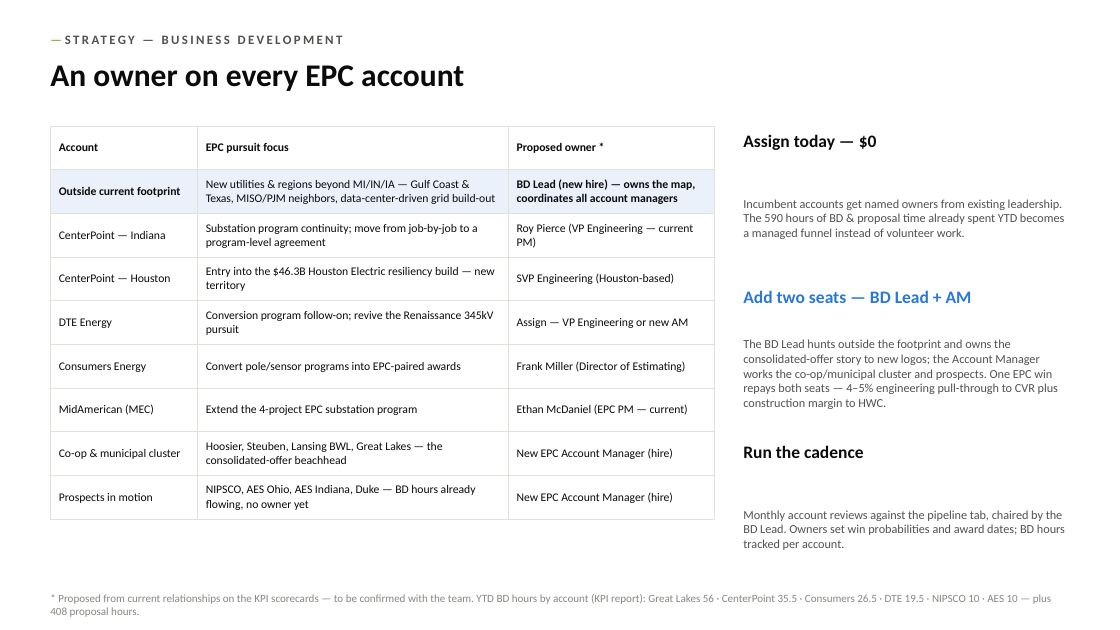
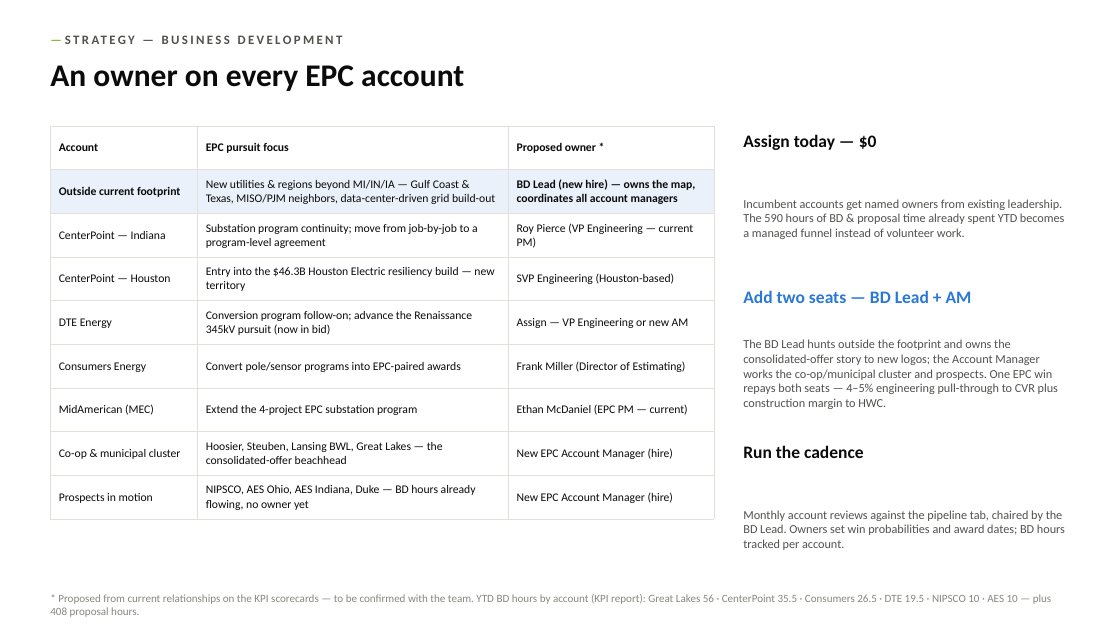
Before and after one commit to codlingjim-debug/CVR---Financial, a slide deck: slide 18 of reports/CVR_Deck_Jun2026.pptx. Drawn at 1120x630 pixels with LibreOffice and Linux fonts; fonts in the diff are those of the drawing. Boxes give left, top, right and bottom in pixels: in the first picture for what was removed or moved away, otherwise in the second. Text is boxed around its words. In the diff, an @@ line names an element or a change of style, - is before the commit and + after.

```diff
--- a/reports/CVR_Deck_Jun2026.pptx
+++ b/reports/CVR_Deck_Jun2026.pptx
@@ table at [50,126,714,514] @@
-row 5, column 2: Conversion program follow-on; revive the Renaissance 345kV pursuit
+row 5, column 2: Conversion program follow-on; advance the Renaissance 345kV pursuit (now in bid)
```
Also in this commit, not shown: 10 other slides changed, 9 other files.
